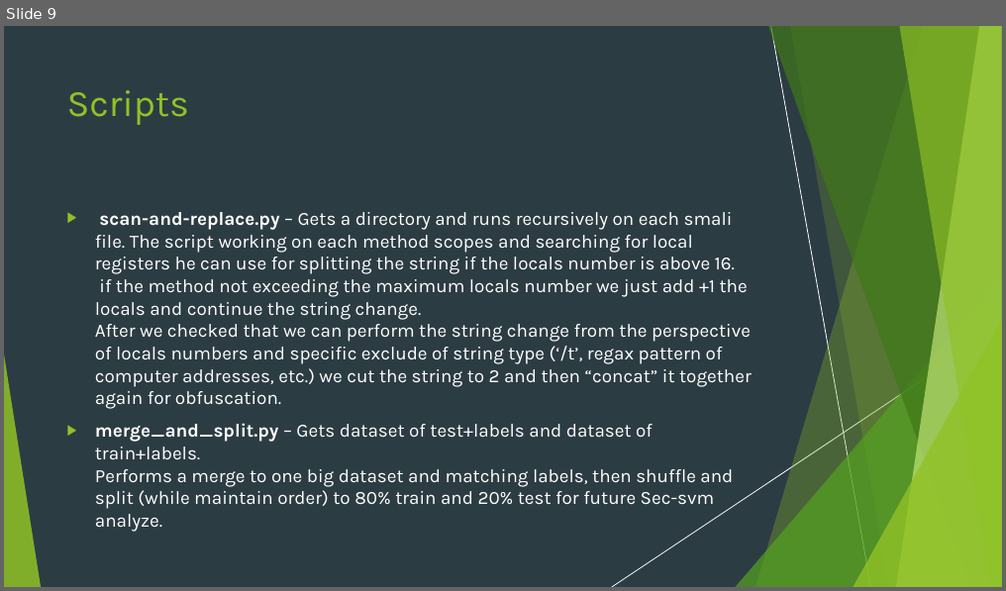
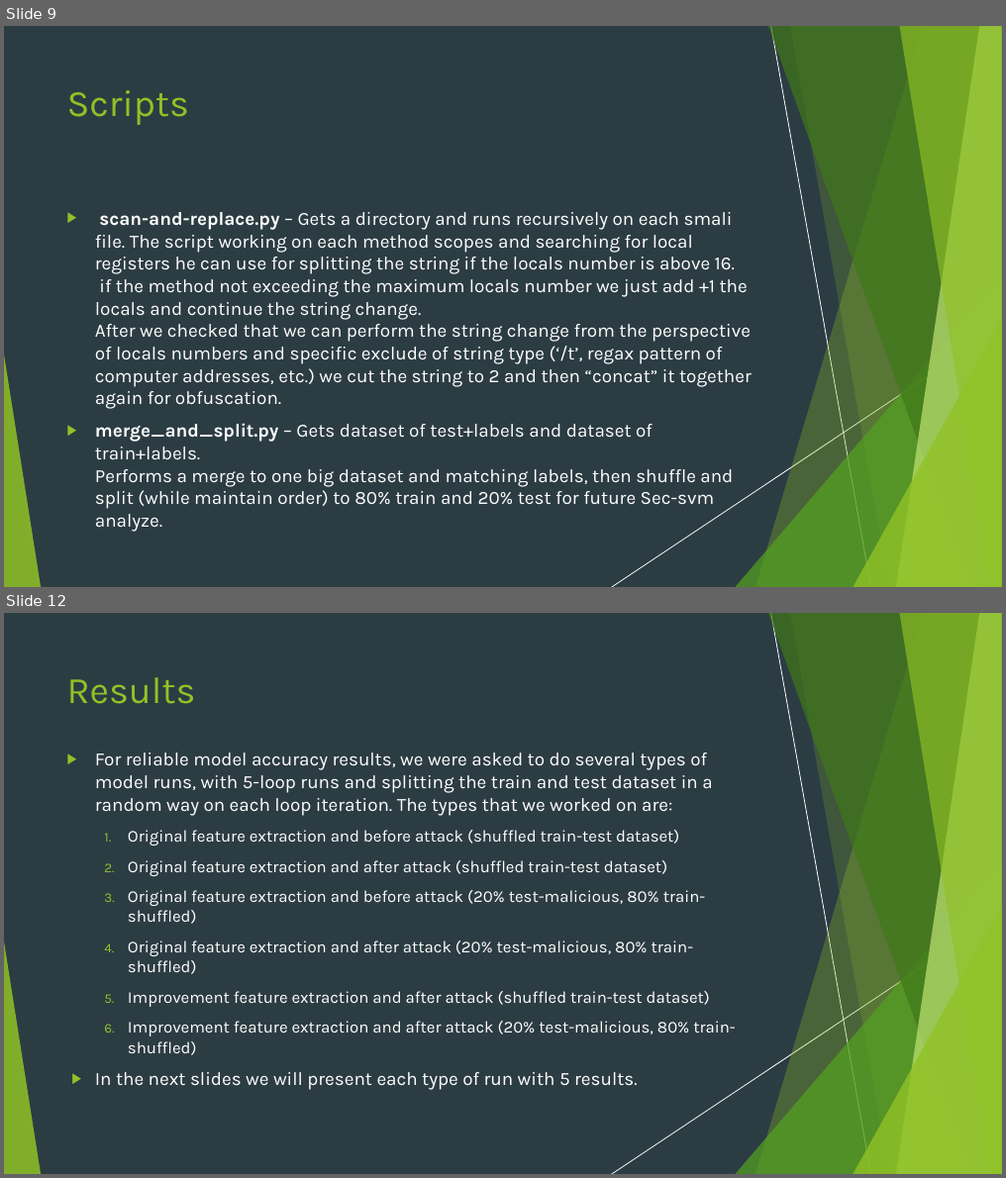
Before and after one commit to nivtal9/Sec-SVM-Final-Project, a slide deck: Sec-svm-demonstration.pptx. Shown one above the other, each under a label of ours: slide 9 before the commit, slides 9 and 12 after it; the slides between them are not shown. The pictures are 1006x591 and 1006x1178 pixels, drawn with LibreOffice and Linux fonts; fonts in the diff are those of the drawing. Boxes give left, top, right and bottom in pixels: in the first picture for what was removed or moved away, otherwise in the second. Text is boxed around its words. In the diff, an @@ line names an element or a change of style, - is before the commit and + after.

```diff
--- a/Sec-svm-demonstration.pptx
+++ b/Sec-svm-demonstration.pptx
@@ slide 12 added at (4, 613, 1002, 1174), background #2C3C43; not listed: 10 template elements that a slide beside it also shows @@
@@ rectangle added at (4, 613, 1002, 1174), fill #2C3C43 @@
@@ title added at (67, 677, 196, 704), 36 pt, text #90C226 @@
+Results
@@ text added at (95, 753, 736, 1090), 16 pt, text #FFFFFF @@
+▶ For reliable model accuracy results, we were asked to do several types of model runs, with 5-loop runs and splitting the train and test dataset in a random way on each loop iteration. The types that we worked on are:
+  1. Original feature extraction and before attack (shuffled train-test dataset)
+  2. Original feature extraction and after attack (shuffled train-test dataset)
+  3. Original feature extraction and before attack (20% test-malicious, 80% train-shuffled)
+  4. Original feature extraction and after attack (20% test-malicious, 80% train-shuffled)
+  5. Improvement feature extraction and after attack (shuffled train-test dataset)
+  6. Improvement feature extraction and after attack (20% test-malicious, 80% train-shuffled)
+▶ In the next slides we will present each type of run with 5 results.
@@ group added at (4, 613, 1002, 1174): 5 freeform shapes, 3 triangles, 2 lines @@
```
Also in this commit, not shown: 3 slides changed, 8 other slides added, 3 other files.
